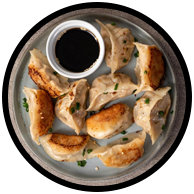
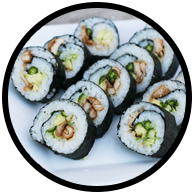
Before/after of a 194px x 194px layered artwork. What changed in the layer stack:
renamed "Layer 2" to "Layer 1", painted on it over [8, 8, 186, 186]
